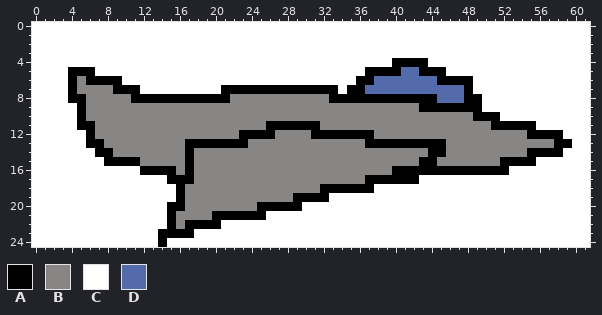
Pixel-art sprite, stored at images/jet.png. The first picture shows the starting point.
The file is 62x25 pixels.
Palette (. is transparent): A #000000  B #888585  C #ffffff  D #536aab
Pixels before, first column x 0:
 0 CCCCCCCCCCCCCCCCCCCCCCCCCCCCCCCCCCCCCCCCCCCCCCCCCCCCCCCCCCCCCC
 1 CCCCCCCCCCCCCCCCCCCCCCCCCCCCCCCCCCCCCCCCCCCCCCCCCCCCCCCCCCCCCC
 2 CCCCCCCCCCCCCCCCCCCCCCCCCCCCCCCCCCCCCCCCCCCCCCCCCCCCCCCCCCCCCC
 3 CCCCCCCCCCCCCCCCCCCCCCCCCCCCCCCCCCCCCCCCCCCCCCCCCCCCCCCCCCCCCC
 4 CCCCCCCCCCCCCCCCCCCCCCCCCCCCCCCCCCCCCCCCAAAACCCCCCCCCCCCCCCCCC
 5 CCCCAAACCCCCCCCCCCCCCCCCCCCCCCCCCCCCCAAAADDAAACCCCCCCCCCCCCCCC
 6 CCCCABAAAACCCCCCCCCCCCCCCCCCCCCCCCCCAADDDDDDDAAAACCCCCCCCCCCCC
 7 CCCCABBBBAAACCCCCCCCCAAAAAAAAAAAAACAADDDDDDDDDDDACCCCCCCCCCCCC
 8 CCCCAABBBBBAAAAAAAAAAABBBBBBBBBBBAAAAAAAAAAAADDDAACCCCCCCCCCCC
 9 CCCCCABBBBBBBBBBBBBBBBBBBBBBBBBBBBBBBBBBBBBAAAAAAACCCCCCCCCCCC
10 CCCCCABBBBBBBBBBBBBBBBBBBBBBBBBBBBBBBBBBBBBBBBBBBAAACCCCCCCCCC
11 CCCCCAABBBBBBBBBBBBBBBBBBBAAAAAABBBBBBBBBBBBBBBBBBBAAAAACCCCCC
12 CCCCCCABBBBBBBBBBBBBBBBAAAABBBBAAAAAAABBBBBBBBBBBBBBBBBAAAACCC
13 CCCCCCAABBBBBBBBBAAAAAAABBBBBBBBBBBBBAAAAAAAAABBBBBBBBBBBBAACC
14 CCCCCCCAABBBBBBBBABBBBBBBBBBBBBBBBBBBBBBBBBBAABBBBBBBBBAAAACCC
15 CCCCCCCCAAAABBBBBABBBBBBBBBBBBBBBBBBBBBBBBBAABBBBBBBAAAACCCCCC
16 CCCCCCCCCCCCAAAABABBBBBBBBBBBBBBBBBBBBBBAAAAAAAAAAAAACCCCCCCCC
17 CCCCCCCCCCCCCCCAAABBBBBBBBBBBBBBBBBBBAAAAAACCCCCCCCCCCCCCCCCCC
18 CCCCCCCCCCCCCCCCABBBBBBBBBBBBBBBAAAAAACCCCCCCCCCCCCCCCCCCCCCCC
19 CCCCCCCCCCCCCCCCABBBBBBBBBBBBAAAACCCCCCCCCCCCCCCCCCCCCCCCCCCCC
20 CCCCCCCCCCCCCCCAABBBBBBBBAAAAACCCCCCCCCCCCCCCCCCCCCCCCCCCCCCCC
21 CCCCCCCCCCCCCCCABBBBAAAAAACCCCCCCCCCCCCCCCCCCCCCCCCCCCCCCCCCCC
22 CCCCCCCCCCCCCCCABAAAACCCCCCCCCCCCCCCCCCCCCCCCCCCCCCCCCCCCCCCCC
23 CCCCCCCCCCCCCCAAAACCCCCCCCCCCCCCCCCCCCCCCCCCCCCCCCCCCCCCCCCCCC
24 CCCCCCCCCCCCCCACCCCCCCCCCCCCCCCCCCCCCCCCCCCCCCCCCCCCCCCCCCCCCC
Once edited:
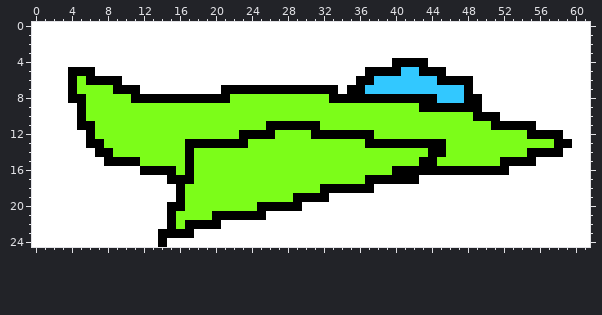
From old to new:
Colour B changes from #888585 to #7cfd19.
Colour D changes from #536aab to #32c8ff.
Pixel boxes of the changes (left, top, right, bottom) in both pictures:
changed: (77, 67, 554, 229)
